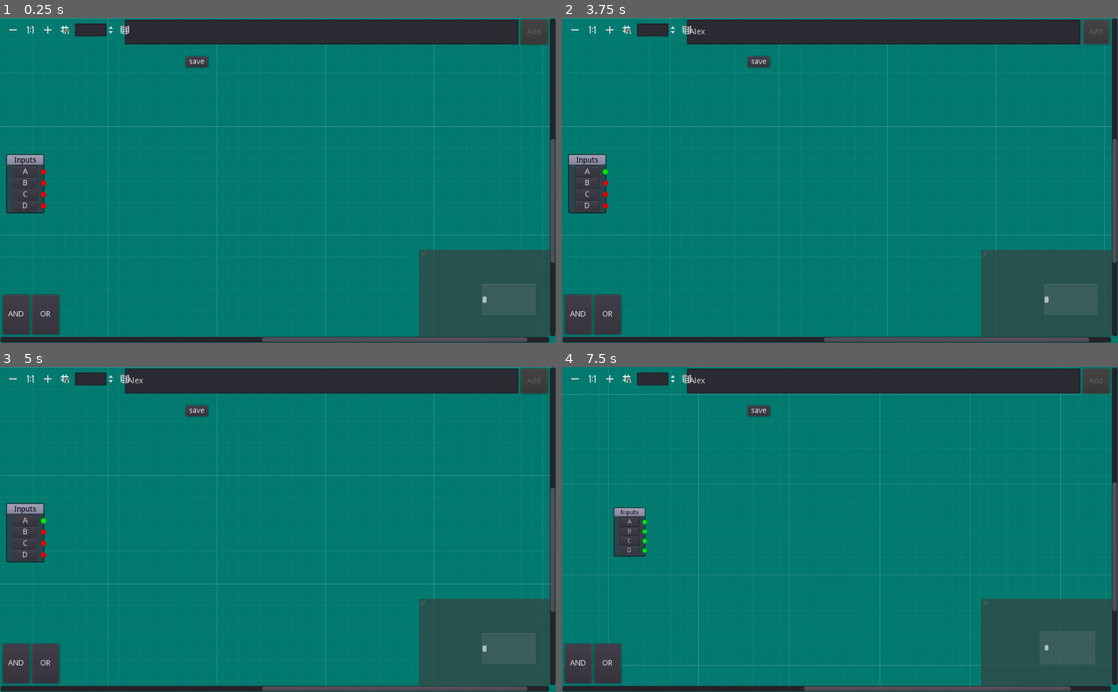
Above: before the commit, frames 1-4 (two rows, left to right).
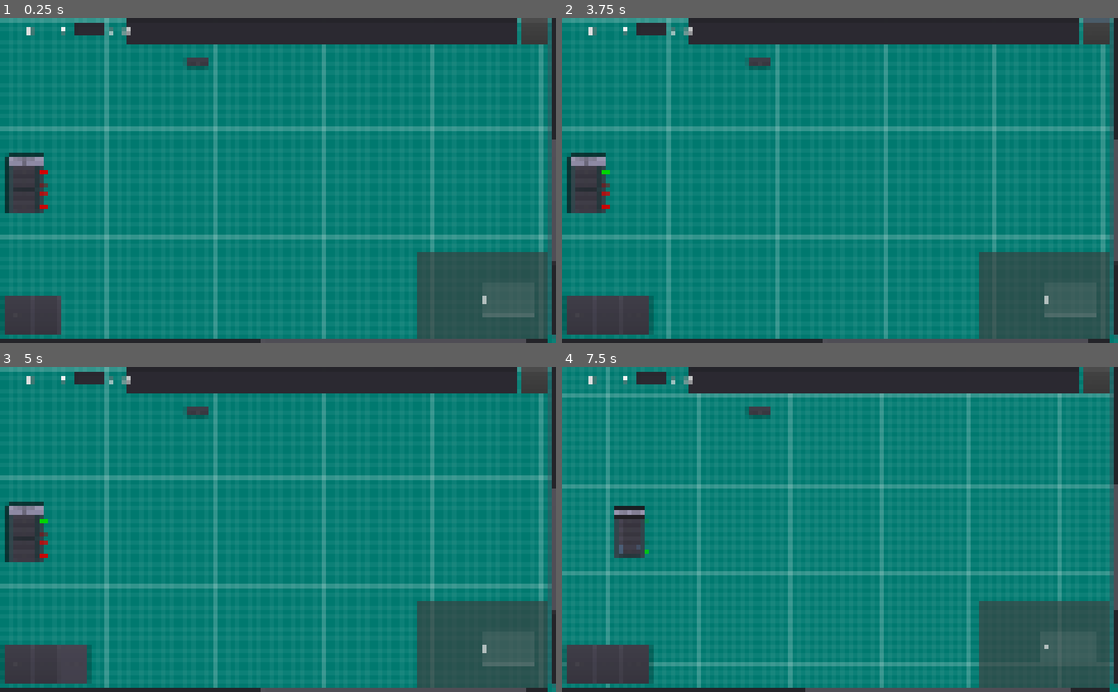
Above: after the commit, the same moments.

Repository: BWalby/LogicGates
Game: Godot game, scene res://Scenes/SandBox.tscn
The game is run twice, just before and just after one commit, with the same random seed, the same clock (stepped at 60 frames per second) and the same inputs.
Inputs (mouse positions are in pixels of both pictures, inside the frame that each line leads up to):
- Up to frame 1 (0.25 s): no input
- Up to frame 2 (3.75 s): click (884, 31) at 0.52 s; type "Alex" at 0.6 s; click "AND" at 1.25 s; click "OR" at 2 s; click "A" at 2.75 s; click (1095, 31) at 3.5 s, where only the run after the commit has a clickable "Add"
- Up to frame 3 (5 s): click (72, 662) at 4.25 s, where only the run after the commit has a clickable "ALEX"
- Up to frame 4 (7.5 s): click "B" at 5 s; click "C" at 5.75 s; click "D" at 6.5 s; click (573, 380) at 7.25 s

The runs differ from the first frame. In frame 1, 9.0% of the frame differs, in the area x 0-100%, y 0-100%; in frame 2, 9.7%; in frame 3, 9.7%; in frame 4, 11%.
Error before the commit: Parse Error: Unexpected token: return: (res://Scripts/Persistence/SaveStrategy.gd:14)
Error after the commit: Trying to assign value of type 'GraphNode' to a variable of type 'CustomGraphNode.gd'. (res://SandBox.gd:100)

Commit message:
Quick compiler warning pass.

Diff:
--- a/Scripts/Nodes/CustomGraphNode.gd
+++ b/Scripts/Nodes/CustomGraphNode.gd
@@ -6,14 +6,15 @@
 var component: Component
 var load_strategy = CustomGraphNodeLoadStrategy.new()
 
-func _init(component: Component):
-	self.component = component
+func _init(component_model: Component):
+	self.component = component_model
 	var type_def = component.type_definition
 	setup_slots(type_def.input_count, type_def.output_count)
 	setup_labels(type_def.input_count)
 	setup_title(component.id)
 	setup_position(component.position)
-	connect("position_changed", component, "on_component_position_changed")
+	assert(connect("position_changed", component, "on_component_position_changed"),
+		"Could not connect to component.position_changed")
 
 func setup_position(position: Vector2) -> void:
 	self.offset = position
--- a/Scripts/Persistence/SaveStrategy.gd
+++ b/Scripts/Persistence/SaveStrategy.gd
@@ -11,4 +11,4 @@
   dict[DataKeys.pos_x_key] = component.position.x
   dict[DataKeys.pos_y_key] = component.position.y
 
-return dict
+  return dict
